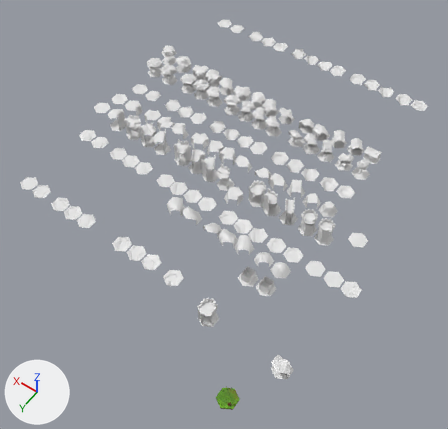
One commit to the Blender file Hex.blend: the scene before it, then after it.
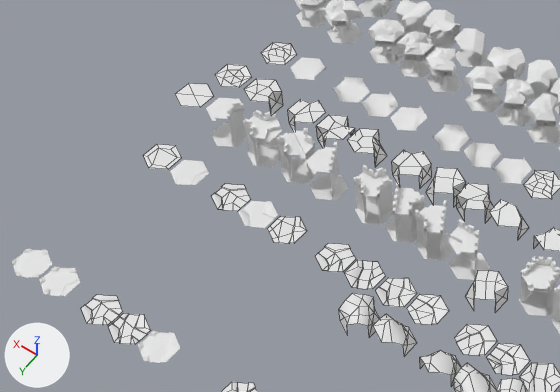
Each version appears first whole from a 50 mm camera at (-23.4, 34.4, 50.7) aimed at (0.7, 0.8, -2.1), and next in a close-up on the part from 3% to 59% of the width and 15% to 56% of the height. The axes (+X, +Y, +Z) are drawn at lower left. The lights are the same throughout. The close-ups show mesh edges as thin lines.

Names of what the first close-up shows: 'Mount_T3.001', 'Tree_F', 'Tree_T3', 'Tree_T4', 'Wall_F', 'Wall_P3', 'Wall_Q1', 'Wall_Q2', 'Wall_Q3', 'Wall_T1', 'Wall_T2', 'Wall_T3', 'Wall_T4'.
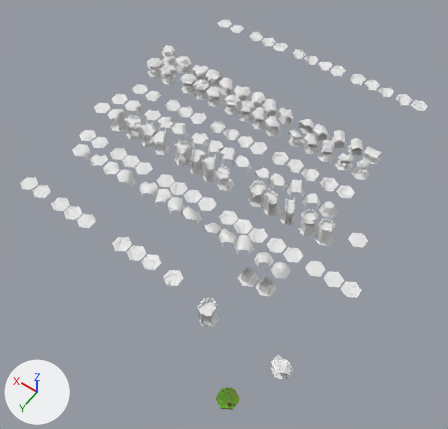
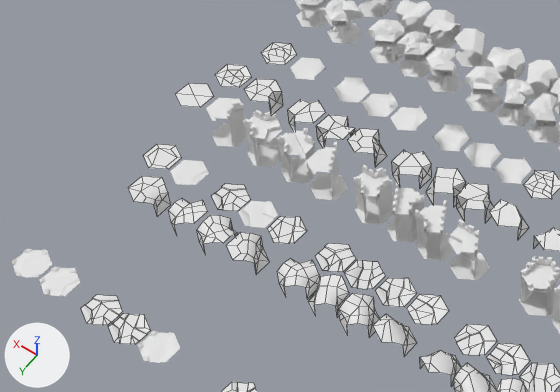
Pixel boxes [x1, y1, x2, y2] of what changed, in the close-ups (560 x 392 px):
'Mount_T3.001', deleted
    before: [465, 270, 508, 313]
'Grass_T4V', added
    after: [277, 259, 320, 299]
'Grass_FV', added
    after: [128, 176, 171, 216]
'Grass_Q1V', added
    after: [226, 232, 270, 275]
'Grass_T3V', added
    after: [309, 275, 350, 317]
'Grass_Q2V', added
    after: [197, 215, 238, 253]
'Grass_Q3V', added
    after: [168, 199, 208, 235]

The change, as a diff of the scene's bpy script:
```diff
--- a/Hex.blend.py
+++ b/Hex.blend.py
@@ me_circle_127 @@
+me_circle_127.from_pydata(...)  # 19 vertices, 17 faces; spans x -0.87..0.87, y -1.0..1.0, z 0.25..1.25
+me_circle_127.polygons.foreach_set('use_smooth', [True] * 17)
@@ me_circle_126 @@
+me_circle_126.from_pydata(...)  # 22 vertices, 21 faces; spans x -0.87..0.87, y -1.0..1.0, z 0.25..1.25
+me_circle_126.polygons.foreach_set('use_smooth', [True] * 21)
@@ me_circle_125 @@
+me_circle_125.from_pydata(...)  # 26 vertices, 25 faces; spans x -0.87..0.87, y -1.0..1.0, z 0.25..1.25
+me_circle_125.polygons.foreach_set('use_smooth', [True] * 25)
@@ me_circle_124 @@
+me_circle_124.from_pydata(...)  # 22 vertices, 22 faces; spans x -0.87..0.87, y -1.0..1.0, z 0.25..1.25
+me_circle_124.polygons.foreach_set('use_smooth', [True] * 22)
@@ me_circle_115 @@
+me_circle_115.from_pydata(...)  # 27 vertices, 26 faces; spans x -0.87..0.87, y -1.0..1.0, z 0.25..1.25
+me_circle_115.polygons.foreach_set('use_smooth', [True] * 26)
@@ me_circle_123_1 @@
+me_circle_123_1.from_pydata(...)  # 22 vertices, 22 faces; spans x -0.87..0.87, y -1.0..1.0, z 0.25..1.25
+me_circle_123_1.polygons.foreach_set('use_smooth', [True] * 22)
@@ ob_mount_t3_001 @@
-ob_mount_t3_001 = bpy.data.objects.new('Mount_T3.001', me_circle_123)
-ob_mount_t3_001.location = (0.0, 0.0, 0.0)
@@ ob_grass_fv @@
+ob_grass_fv = bpy.data.objects.new('Grass_FV', me_circle_127)
+ob_grass_fv.location = (17.12, 4.71, 0.0)
@@ ob_grass_q3v @@
+ob_grass_q3v = bpy.data.objects.new('Grass_Q3V', me_circle_126)
+ob_grass_q3v.location = (14.57, 4.59, 0.0)
@@ ob_grass_q2v @@
+ob_grass_q2v = bpy.data.objects.new('Grass_Q2V', me_circle_125)
+ob_grass_q2v.location = (12.59, 4.71, 0.0)
@@ ob_grass_q1v @@
+ob_grass_q1v = bpy.data.objects.new('Grass_Q1V', me_circle_124)
+ob_grass_q1v.location = (10.64, 4.72, 0.0)
@@ ob_grass_t4v @@
+ob_grass_t4v = bpy.data.objects.new('Grass_T4V', me_circle_115)
+ob_grass_t4v.location = (7.69, 4.49, 0.0)
@@ ob_grass_t3v @@
+ob_grass_t3v = bpy.data.objects.new('Grass_T3V', me_circle_123_1)
+ob_grass_t3v.location = (5.85, 4.53, 0.0)
```
